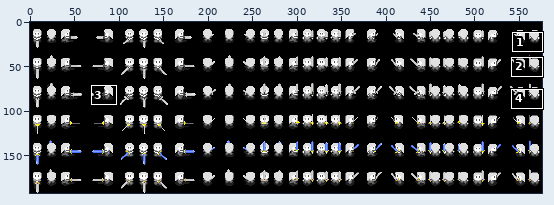
Two versions of one sprite sheet, res/VISUAL_DATA/PLAYER/PLAYER_FEMALE/player_female_noarmor_sword_sheet.png. Above, an overview of the earlier version with the close-up marked.
Close-up. Before the edit:
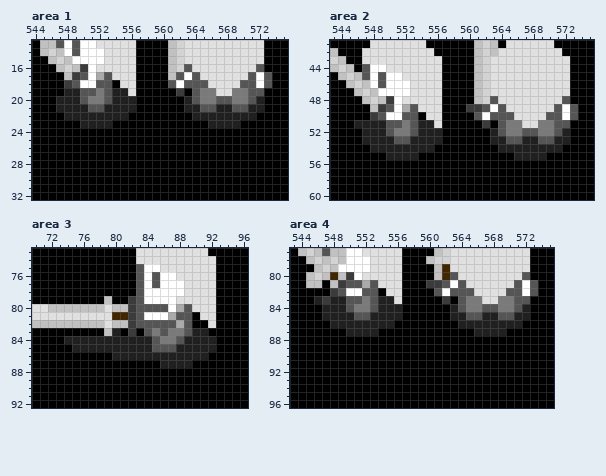
The file is 576x192 pixels. Colours within 5 levels of each other are drawn and written as one. Shown: area 1: x 544..575, y 13..32; area 2: x 543..575, y 41..60; area 3: x 70..96, y 73..92; area 4: x 543..575, y 77..96. The commit also changed other parts of the picture, which this record leaves out.
After:
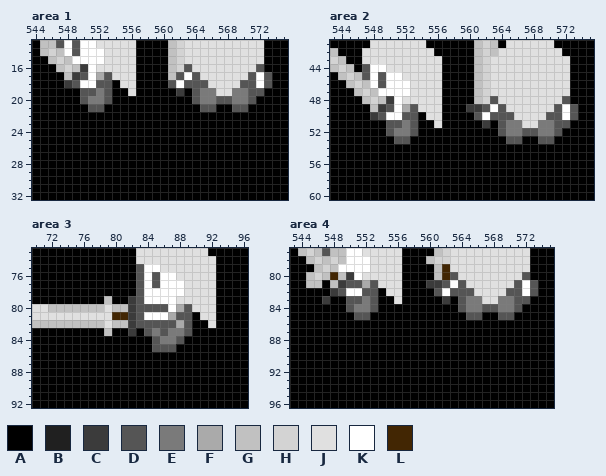
Palette (. is transparent): A #000000  B #202020  C #3b3b3b  D #555555  E #7a7a7a  F #aaaaaa  G #c1c1c1  H #d3d3d3  J #e0e0e0  K #ffffff  L #422603
What changed:
--- area 1
@@ x 544..575 @@
 18 AAAACDKKDDAJJAAAADKDDDJJJJDDKDAA
-19 AAAABBDDEDBBJAAAAACADEEJJEEDDAAA
-20 AAABBBDEEDBBBAAAAAABDEEDDEEDBAAA
-21 AAABBBBDDBBBBAAAAAABBDDBBDDBBAAA
-22 AAAABBBBBBBBAAAAAAAABBBBBBBBAAAA
-23 AAAAAABBBBAAAAAAAAAAAABBBBAAAAAA
+19 AAAAAADDEDAAJAAAAACADEEJJEEDDAAA
+20 AAAAAADEEDAAAAAAAAAADEEDDEEDAAAA
+21 AAAAAAADDAAAAAAAAAAAADDAADDAAAAA
+22 AAAAAAAAAAAAAAAAAAAAAAAAAAAAAAAA
+23 AAAAAAAAAAAAAAAAAAAAAAAAAAAAAAAA
 24 AAAAAAAAAAAAAAAAAAAAAAAAAAAAAAAA
--- area 2
@@ x 543..575 @@
 50 AAAAACDKKDDAJJAAAADKDDDJJJJDDKDAA
-51 AAABBBBDDEDBBJAAAAACADEEJJEEDDAAA
-52 AAAABBBDEEDBBBAAAAAABDEEDDEEDBAAA
-53 AAAABBBBDDBBBBAAAAAABBDDBBDDBBAAA
-54 AAAAABBBBBBBBAAAAAAAABBBBBBBBAAAA
-55 AAAAAAABBBBAAAAAAAAAAAABBBBAAAAAA
+51 AAAAAAADDEDAAJAAAAACADEEJJEEDDAAA
+52 AAAAAAADEEDAAAAAAAAAADEEDDEEDAAAA
+53 AAAAAAAADDAAAAAAAAAAAADDAADDAAAAA
+54 AAAAAAAAAAAAAAAAAAAAAAAAAAAAAAAAA
+55 AAAAAAAAAAAAAAAAAAAAAAAAAAAAAAAAA
 56 AAAAAAAAAAAAAAAAAAAAAAAAAAAAAAAAA
--- area 3
@@ x 70..96 @@
 82 GGGGGGGGGJGGCDDDDDFDAAJAAAA
-83 AAAAAAAAAGBACADEDEEDBBAAAAA
-84 AAAABBBBBBBBBBBDEEDBBBBAAAA
-85 AAAAABBBBBBBBBBDDDBBBBBAAAA
-86 AAAAAAAAAABBBBBBBBBBBBAAAAA
-87 AAAAAAAAAAAAAAAABBBBAAAAAAA
+83 AAAAAAAAAGAACADEDEEDAAAAAAA
+84 AAAAAAAAAAAAAAADEEDAAAAAAAA
+85 AAAAAAAAAAAAAAADDDAAAAAAAAA
+86 AAAAAAAAAAAAAAAAAAAAAAAAAAA
+87 AAAAAAAAAAAAAAAAAAAAAAAAAAA
 88 AAAAAAAAAAAAAAAAAAAAAAAAAAA
--- area 4
@@ x 543..575 @@
 82 AAAAACDKKDDAJJAAAADKDDDJJJJDDKDAA
-83 AAABCBBDDEDBBJAAAAACADEEJJEEDDAAA
-84 AAAABBBDEEDBBBAAAAAABDEEDDEEDBAAA
-85 AAAABBBBDDBBBBAAAAAABBDDBBDDBBAAA
-86 AAAAABBBBBBBBAAAAAAAABBBBBBBBAAAA
-87 AAAAAAABBBBAAAAAAAAAAAABBBBAAAAAA
+83 AAAACAADDEDAAJAAAAACADEEJJEEDDAAA
+84 AAAAAAADEEDAAAAAAAAAADEEDDEEDAAAA
+85 AAAAAAAADDAAAAAAAAAAAADDAADDAAAAA
+86 AAAAAAAAAAAAAAAAAAAAAAAAAAAAAAAAA
+87 AAAAAAAAAAAAAAAAAAAAAAAAAAAAAAAAA
 88 AAAAAAAAAAAAAAAAAAAAAAAAAAAAAAAAA
Pixel boxes of the changes (left, top, right, bottom) in both close-ups:
changed: (56, 88, 136, 128)
changed: (184, 96, 264, 128)
changed: (354, 120, 442, 160)
changed: (490, 128, 570, 160)
changed: (64, 328, 216, 368)
changed: (314, 296, 402, 336)
changed: (450, 304, 530, 336)
